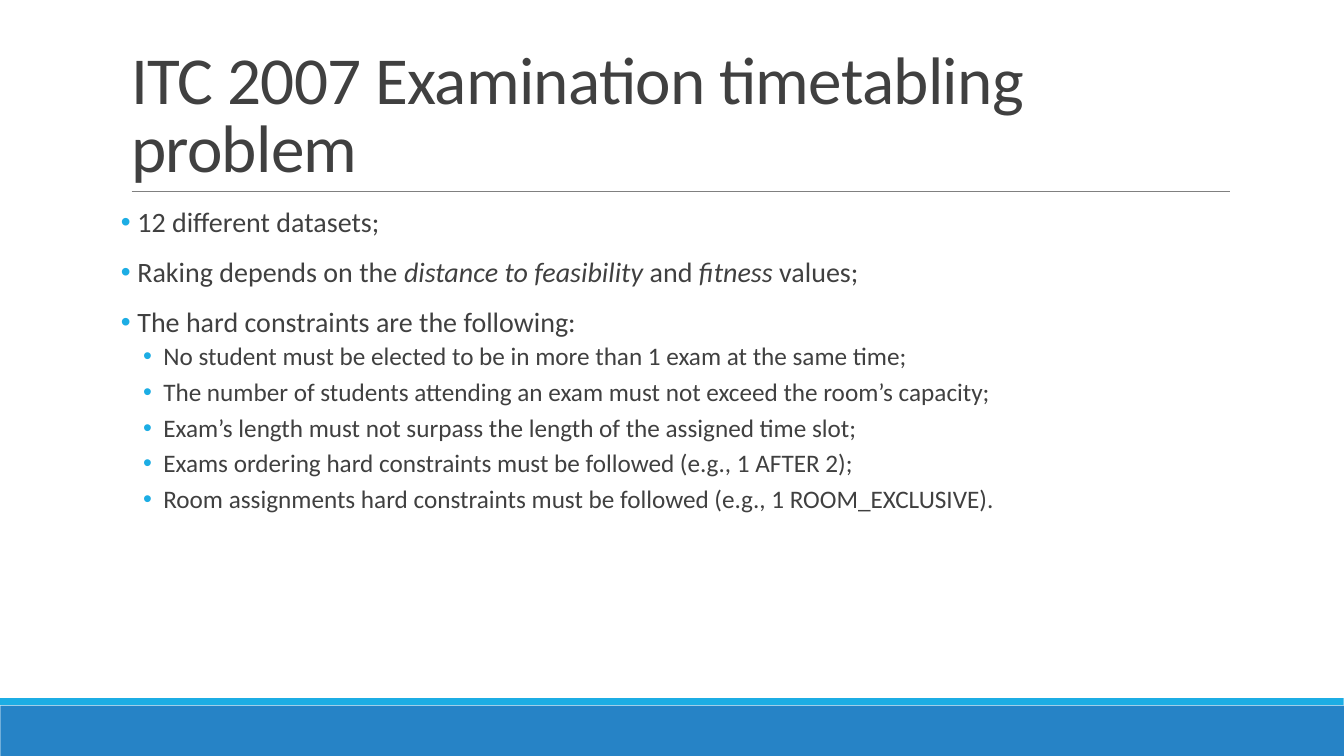
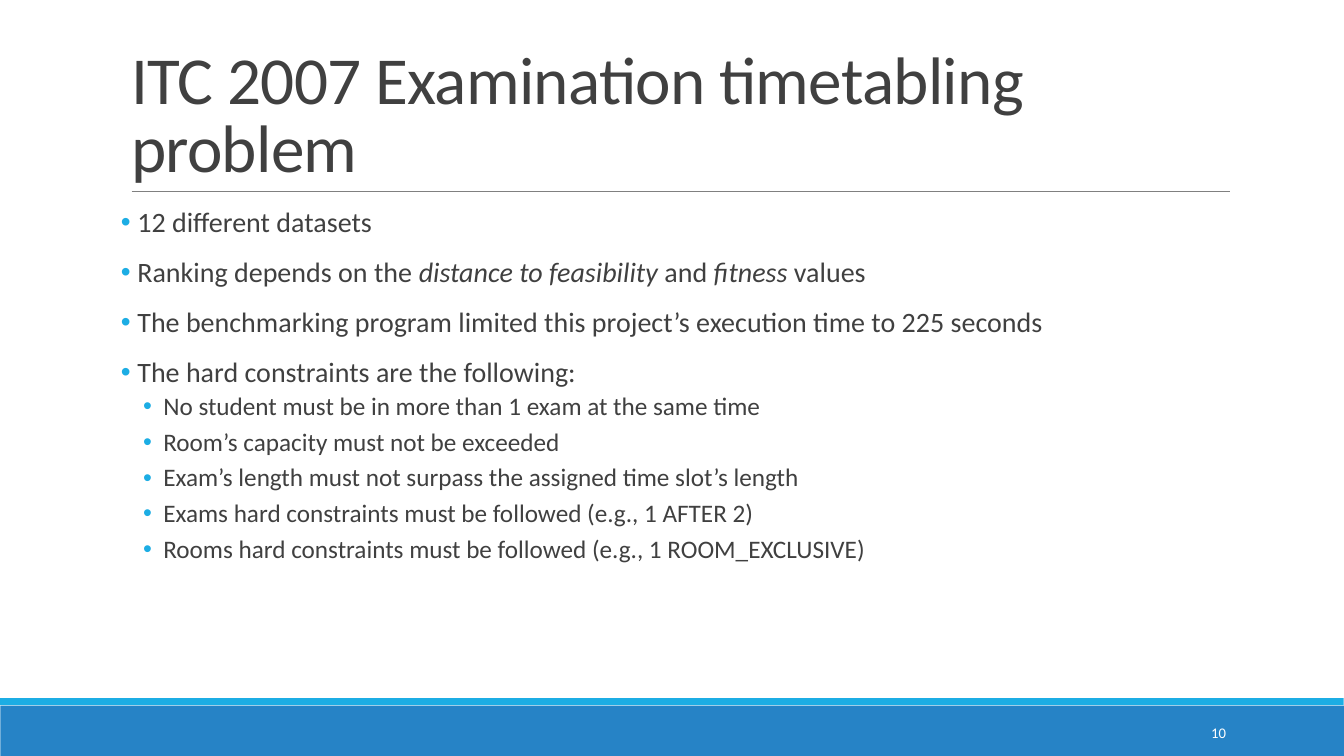
Before and after one commit to devilsdante/isel-examtimetabling-2014-2015, a slide deck: slide 10 of doc/Apresentação Oral/Examination Timetabling Automation using Hybrid Meta-heuristics.pptx. Drawn at 1344x756 pixels with LibreOffice and Linux fonts; fonts in the diff are those of the drawing. Boxes give left, top, right and bottom in pixels: in the first picture for what was removed or moved away, otherwise in the second. Text is boxed around its words. In the diff, an @@ line names an element or a change of style, - is before the commit and + after.

```diff
--- a/doc/Apresentação Oral/Examination Timetabling Automation using Hybrid Meta-heuristics.pptx
+++ b/doc/Apresentação Oral/Examination Timetabling Automation using Hybrid Meta-heuristics.pptx
@@ text at (137,212,1043,337): text changed @@
-• 12 different datasets;
-• Raking depends on the distance to feasibility and fitness values;
+• 12 different datasets
+• Ranking depends on the distance to feasibility and fitness values
+• The benchmarking program limited this project’s execution time to 225 seconds
@@ text at (163,397,864,563): text changed @@
-  • No student must be elected to be in more than 1 exam at the same time;
-  • The number of students attending an exam must not exceed the room’s capacity;
-  • Exam’s length must not surpass the length of the assigned time slot;
-  • Exams ordering hard constraints must be followed (e.g., 1 AFTER 2);
-  • Room assignments hard constraints must be followed (e.g., 1 ROOM_EXCLUSIVE).
+  • No student must be in more than 1 exam at the same time
+  • Room’s capacity must not be exceeded
+  • Exam’s length must not surpass the assigned time slot’s length
+  • Exams hard constraints must be followed (e.g., 1 AFTER 2)
+  • Rooms hard constraints must be followed (e.g., 1 ROOM_EXCLUSIVE)
@@ page number added at (1211,728,1226,738), 10.5 pt, text #FFFFFF @@
+10
```
Also in this commit, not shown: 20 other slides changed, 2 slides added, 9 slides removed, 14 other files.
